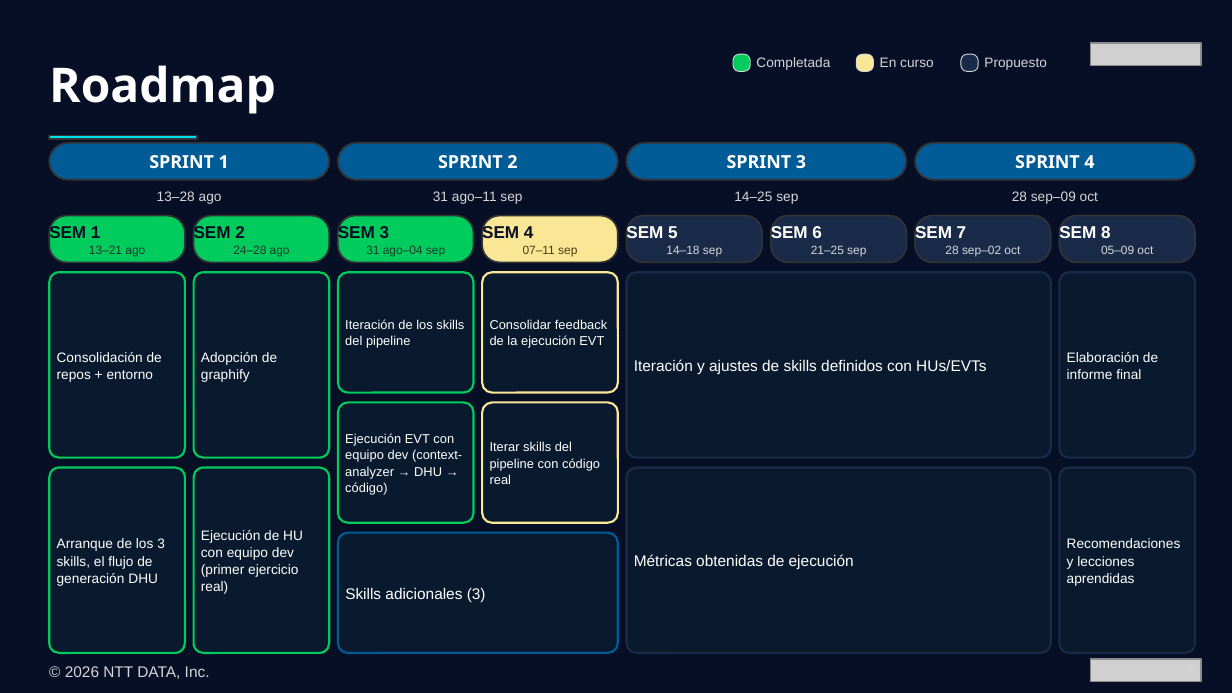
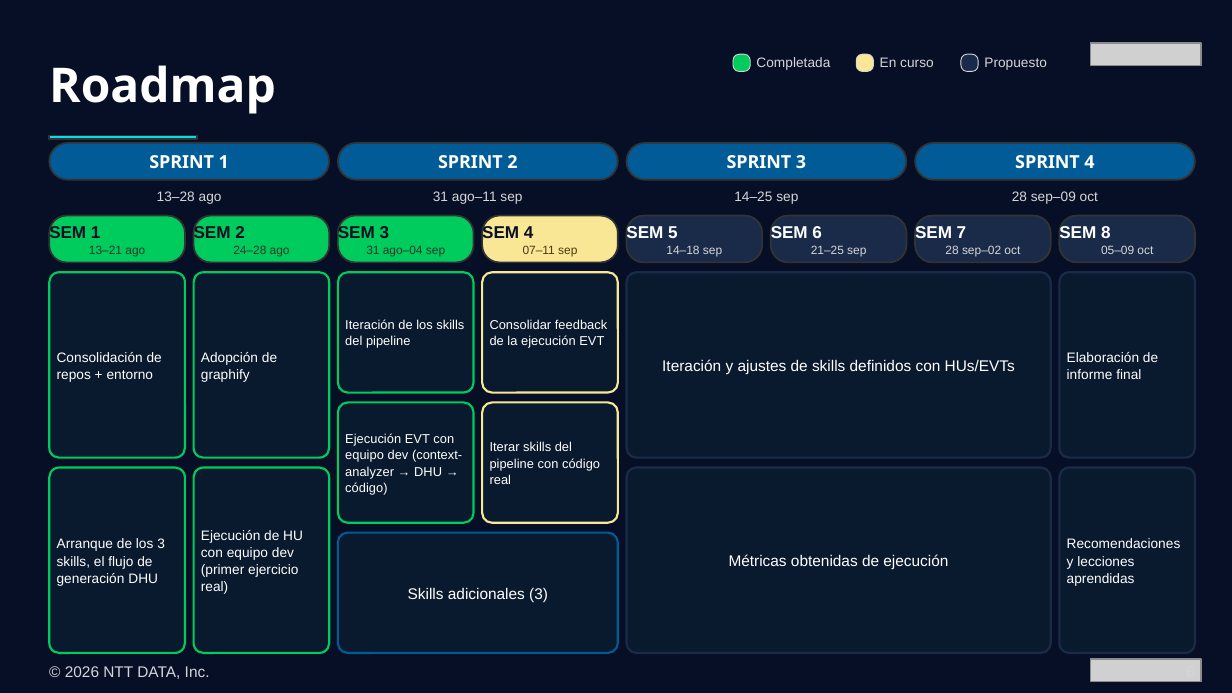
Before and after one commit to Jose-Mejia-NTT/skills-assi-comercial, a slide deck: slide 6 of presentations/presentacion-ejecutiva-skills-ia-bcv-resumen.pptx. Drawn at 1232x693 pixels with LibreOffice and Linux fonts; fonts in the diff are those of the drawing; grey boxes stand for pictures. Boxes give left, top, right and bottom in pixels: in the first picture for what was removed or moved away, otherwise in the second. Text is boxed around its words. In the diff, an @@ line names an element or a change of style, - is before the commit and + after.

```diff
--- a/presentations/presentacion-ejecutiva-skills-ia-bcv-resumen.pptx
+++ b/presentations/presentacion-ejecutiva-skills-ia-bcv-resumen.pptx
@@ alignment left to centre in 3 elements at [408, 587, 548, 602], [662, 359, 1015, 375], [729, 554, 948, 569] @@
```
Also in this commit, not shown: 2 other slides changed.
